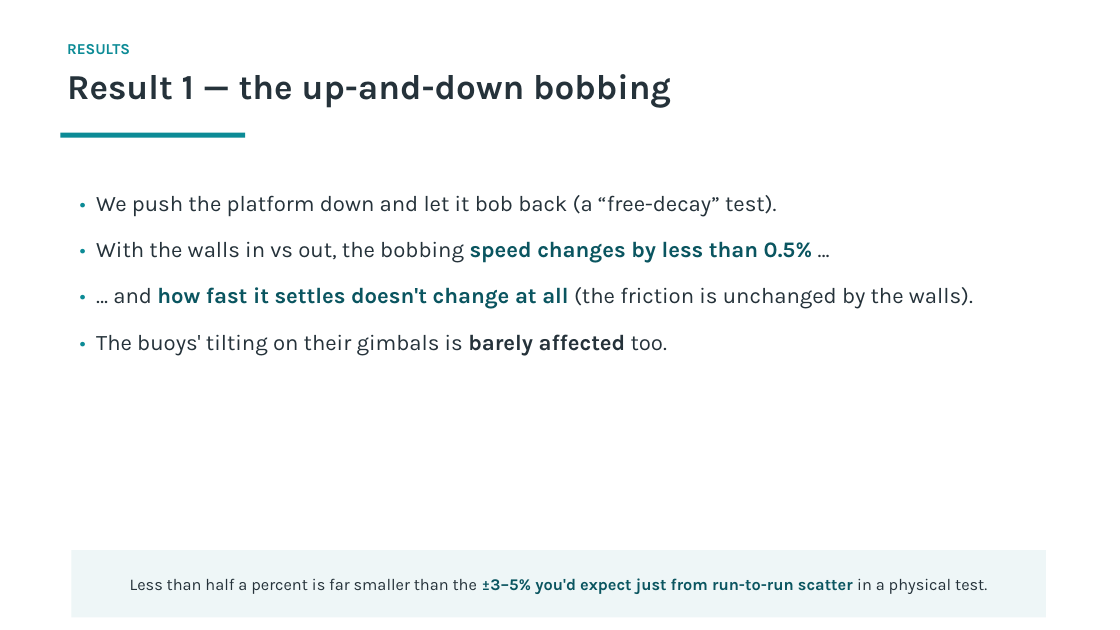
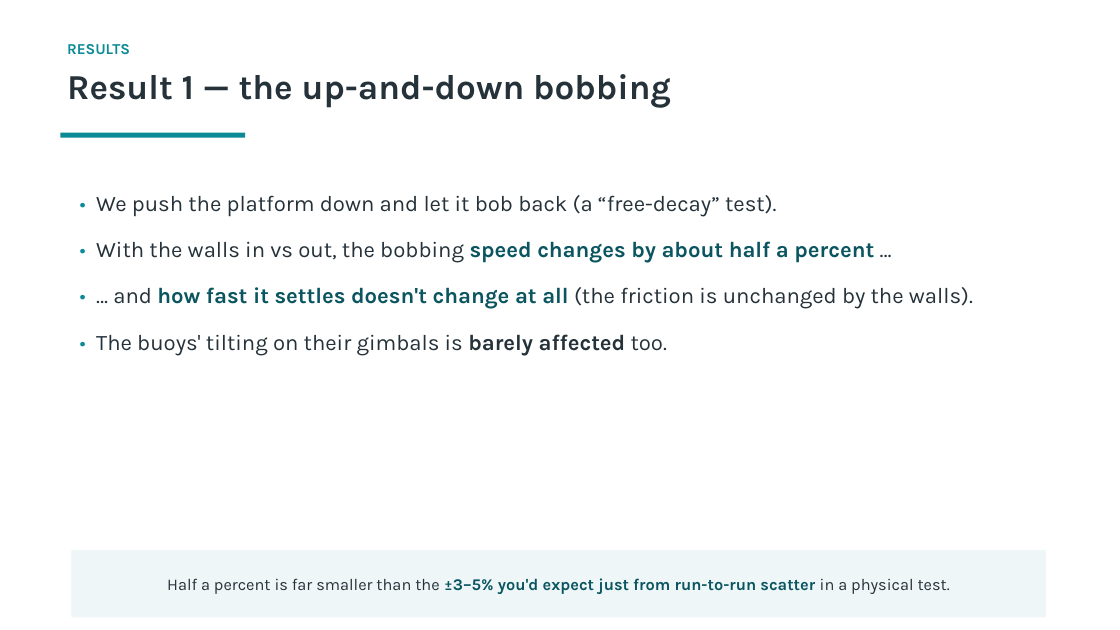
Before and after one commit to xabi80/HSP, a slide deck: slide 6 of studies/platform-12buoy/flume-wall-effect/Flume_wall_effect_explained.pptx. Drawn at 1120x630 pixels with LibreOffice and Linux fonts; fonts in the diff are those of the drawing. Boxes give left, top, right and bottom in pixels: in the first picture for what was removed or moved away, otherwise in the second. Text is boxed around its words. In the diff, an @@ line names an element or a change of style, - is before the commit and + after.

```diff
--- a/studies/platform-12buoy/flume-wall-effect/Flume_wall_effect_explained.pptx
+++ b/studies/platform-12buoy/flume-wall-effect/Flume_wall_effect_explained.pptx
@@ text at (96, 241, 874, 263): text changed @@
-• With the walls in vs out, the bobbing speed changes by less than 0.5% …
+• With the walls in vs out, the bobbing speed changes by about half a percent …
@@ text at (167, 578, 950, 594): text changed @@
-Less than half a percent is far smaller than the ±3–5% you'd expect just from run-to-run scatter in a physical test.
+Half a percent is far smaller than the ±3–5% you'd expect just from run-to-run scatter in a physical test.
```
Also in this commit, not shown: 8 other slides changed, 1 slide added, 1 slide removed, 23 other files.
